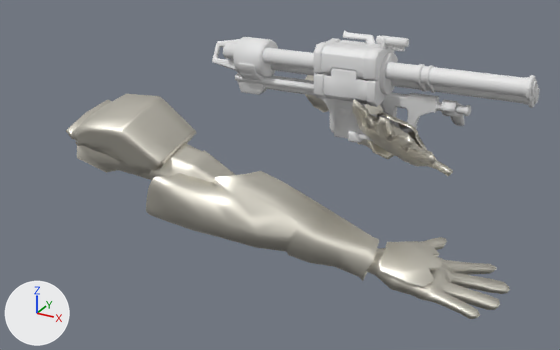
What one commit did to the Blender file Assets/Models/Gun, material/Shot_avtomatgun.blend.
The view is the same before and after, from a 50 mm lens placed at (0.787, -1.778, 0.853), pointed at (-0.484, 0.532, -0.303). Lighting does not change. The marker at lower left points along +X, +Y and +Z.

The first picture shows 'defaultMaterial.002', 'defaultMaterial.004', 'rockitlanchrh2a_rocketlauncher3.smd'.
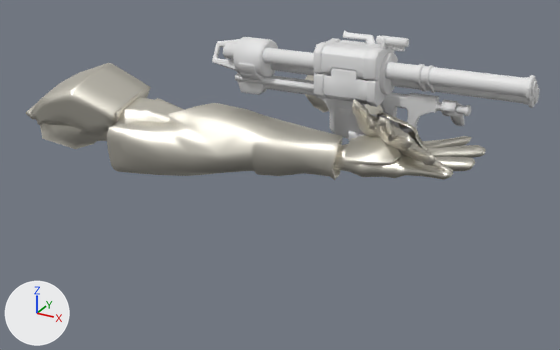
The edits, one by one:
Object 'defaultMaterial.002' (ob_defaultmaterial_002) moves from (-0.474, 0.206, -0.235) to (-0.627, 0.206, -0.041).
Object 'defaultMaterial.002' (ob_defaultmaterial_002) turns from (11, -25, -1.1) to (11, -42, -1.3) degrees about x, y and z.

What differs and where, as boxes (x1, y1, x2, y2) in the pictures (560 x 350 px):
'defaultMaterial.002', moved, turned
    before: (66, 94, 510, 319)
    after: (26, 63, 486, 180)
